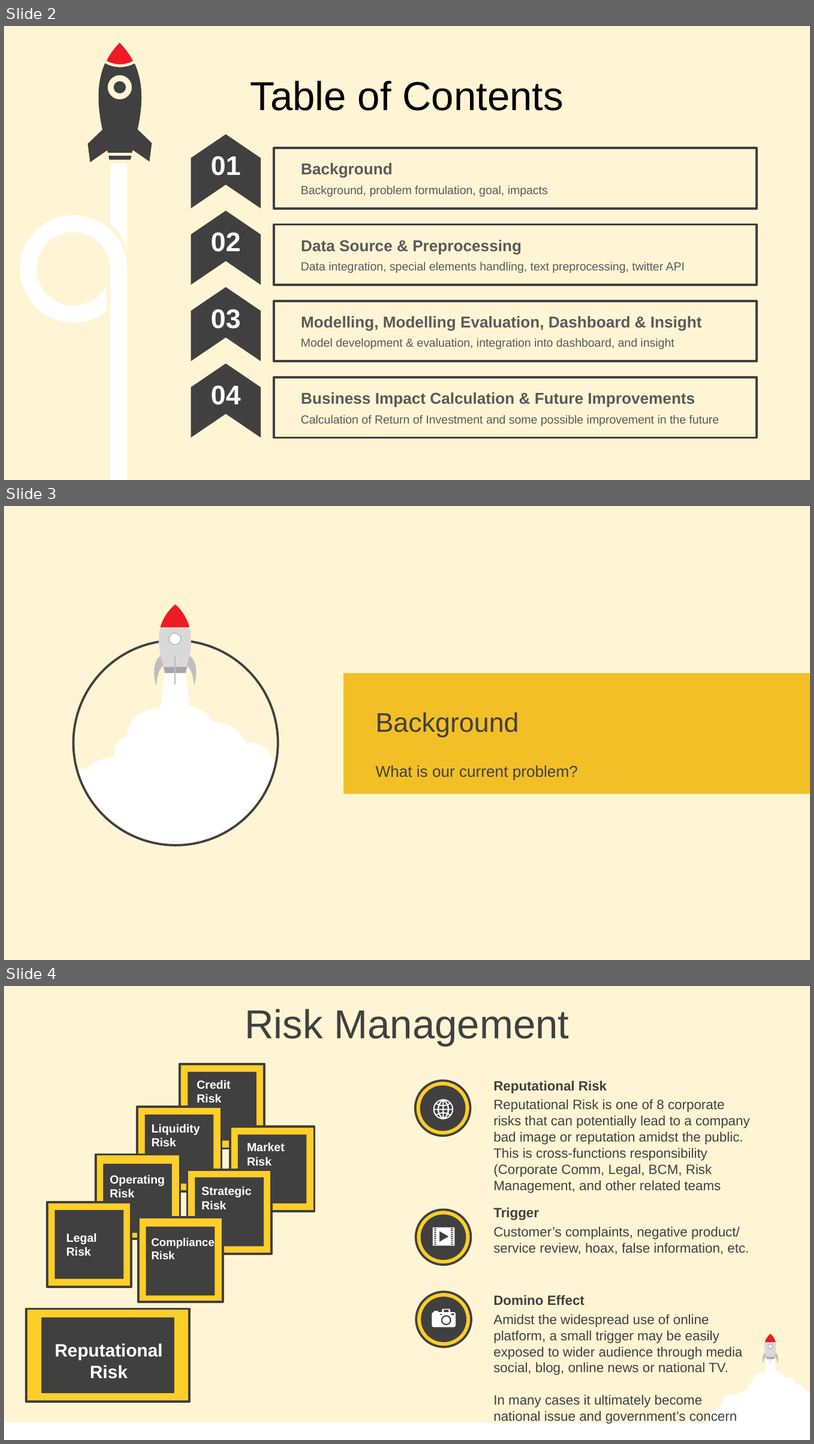
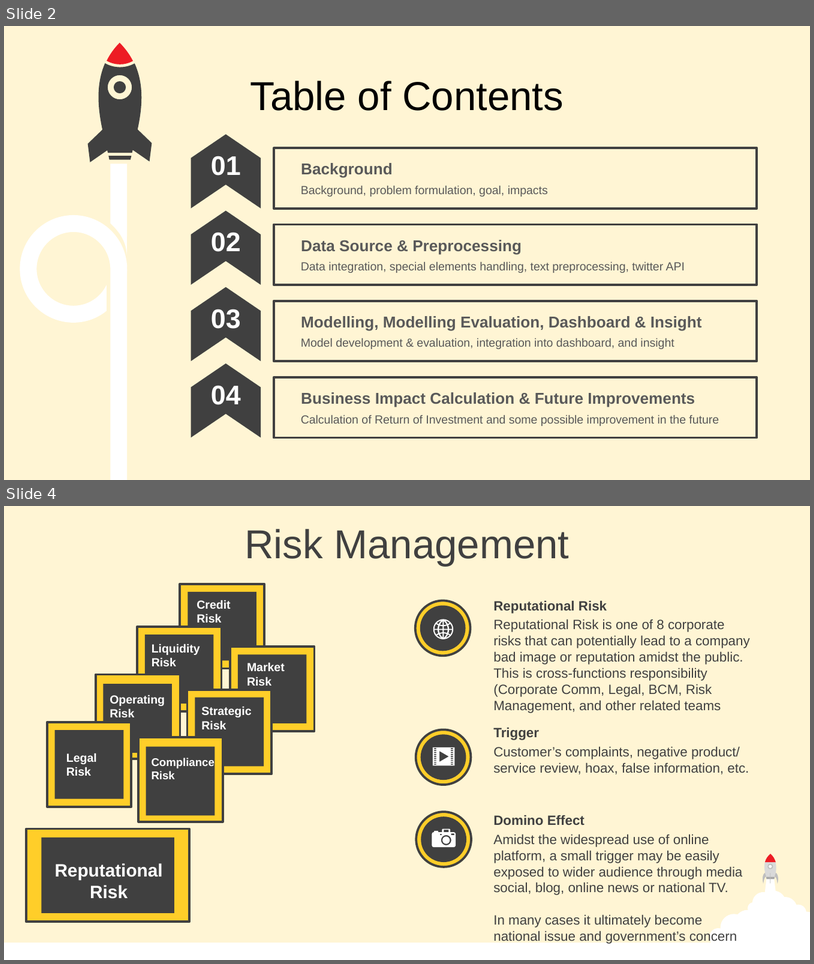
Before and after one commit to Damianus04/data-science-purwadhika-final-project, a slide deck: 0-Final-Project-Presentation.pptx. Shown one above the other, each under a label of ours: slides 2, 3 and 4 before the commit, slides 2 and 4 after it; the slides between them are not shown. The pictures are 814x1444 and 814x964 pixels, drawn with LibreOffice and Linux fonts; fonts in the diff are those of the drawing. Boxes give left, top, right and bottom in pixels: in the first picture for what was removed or moved away, otherwise in the second. Text is boxed around its words. In the diff, an @@ line names an element or a change of style, - is before the commit and + after.

```diff
--- a/0-Final-Project-Presentation.pptx
+++ b/0-Final-Project-Presentation.pptx
@@ slide 3 removed at <box>4,506,810,960</box>, background #FFF5D4 @@
@@ group removed at <box>74,604,278,844</box>: 6 freeform shapes, 2 ellipses, 1 rectangle @@
@@ rectangle removed at <box>344,673,810,794</box> @@
@@ text removed at <box>376,712,519,737</box> @@
-Background
@@ text removed at <box>376,765,578,780</box> @@
-What is our current problem?
```
Also in this commit, not shown: 4 slides changed, 14 slides added, 40 other slides removed, 12 other files.
